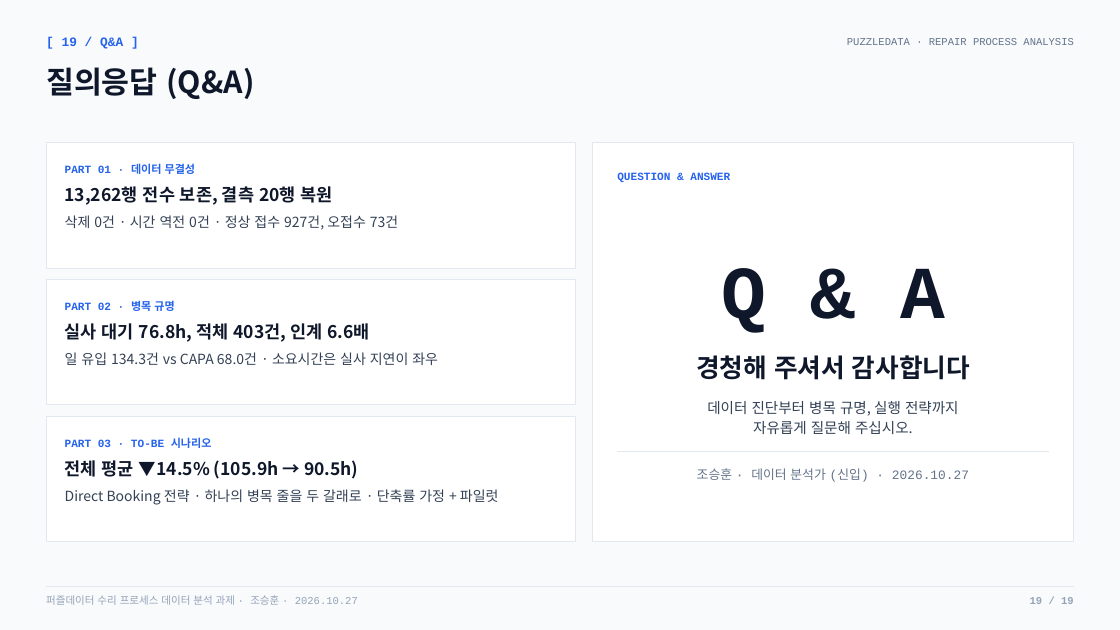
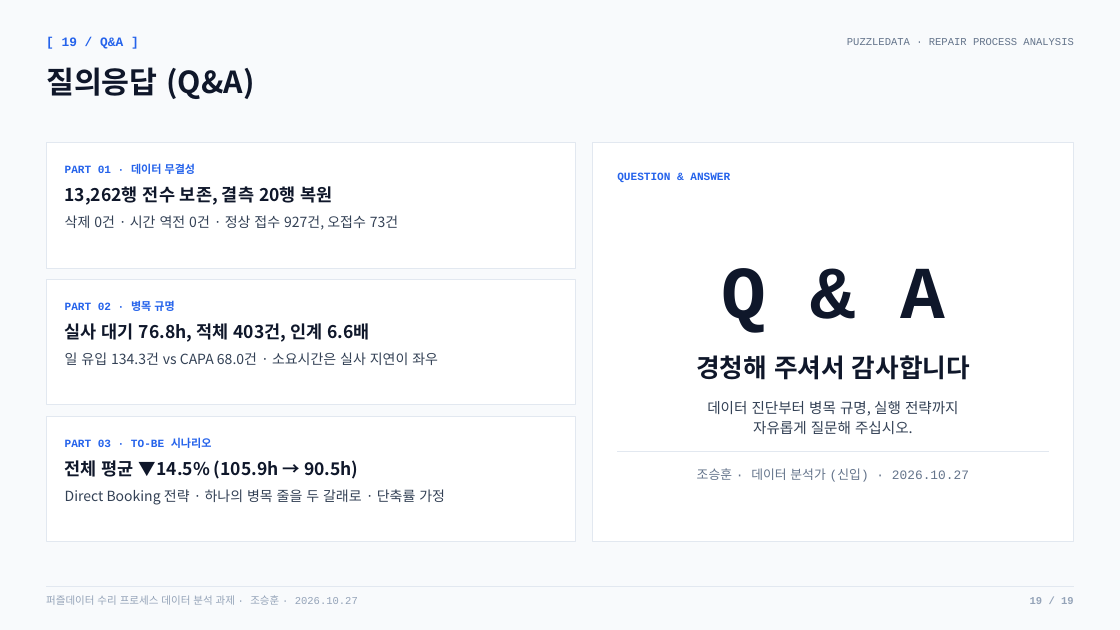
Before and after one commit to nus1245/puzzle_data, a slide deck: slide 19 of outputs/pptx/puzzledata_repair_report.pptx. Drawn at 1120x630 pixels with LibreOffice and Linux fonts; fonts in the diff are those of the drawing. Boxes give left, top, right and bottom in pixels: in the first picture for what was removed or moved away, otherwise in the second. Text is boxed around its words. In the diff, an @@ line names an element or a change of style, - is before the commit and + after.

```diff
--- a/outputs/pptx/puzzledata_repair_report.pptx
+++ b/outputs/pptx/puzzledata_repair_report.pptx
@@ text at (65,489,445,505): text changed @@
-Direct Booking 전략 · 하나의 병목 줄을 두 갈래로 · 단축률 가정 + 파일럿
+Direct Booking 전략 · 하나의 병목 줄을 두 갈래로 · 단축률 가정
```
Also in this commit, not shown: 2 other slides changed, 3 other files.
